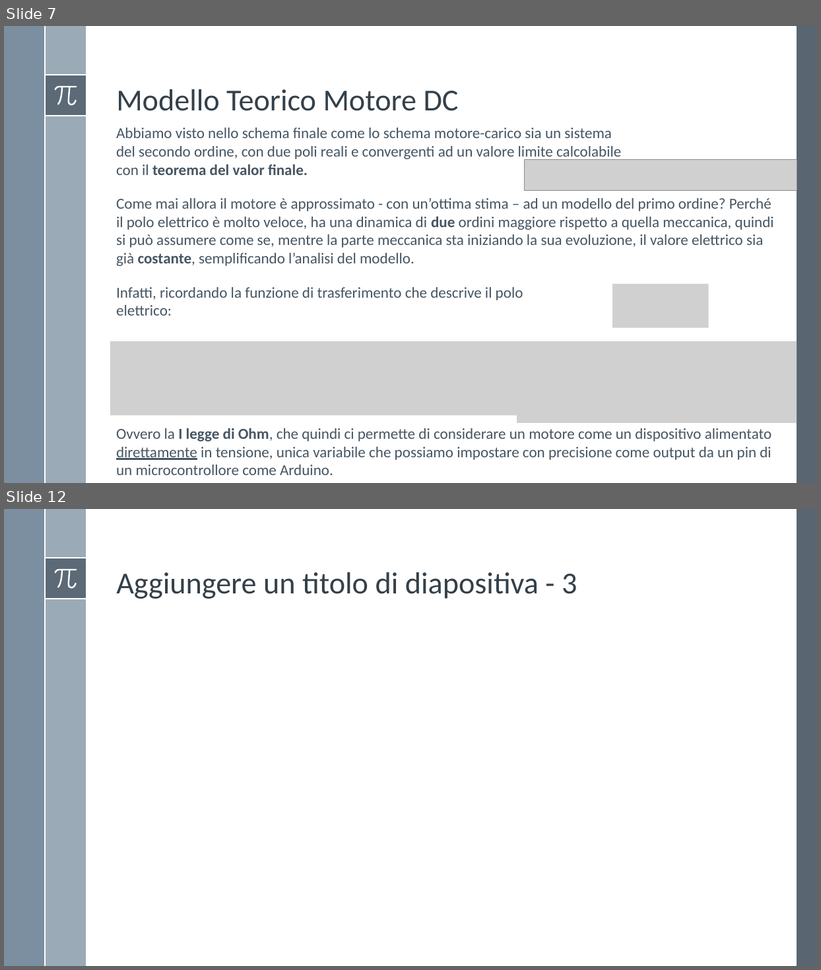
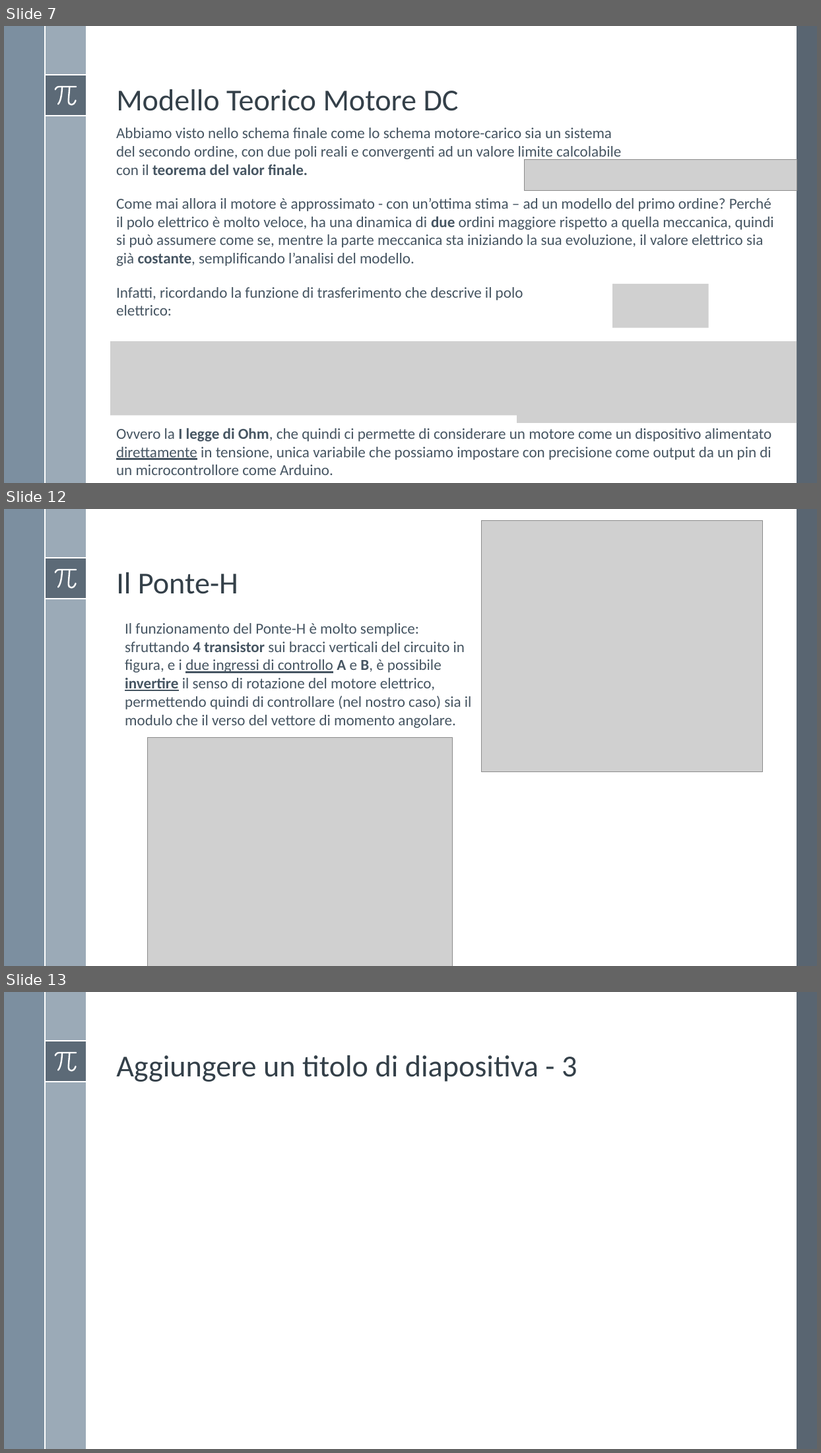
Before and after one commit to Alfystar/mv-Project, a slide deck: 00_Relazione/Modello e identificazione di un motore DC/Modello e identificazione di un motore DC.pptx. Shown one above the other, each under a label of ours: slides 7 and 12 before the commit, slides 7, 12 and 13 after it; the slides between them are not shown. The pictures are 821x970 and 821x1453 pixels, drawn with LibreOffice and Linux fonts; fonts in the diff are those of the drawing; grey boxes stand for pictures. Boxes give left, top, right and bottom in pixels: in the first picture for what was removed or moved away, otherwise in the second. Text is boxed around its words. In the diff, an @@ line names an element or a change of style, - is before the commit and + after.

```diff
--- a/00_Relazione/Modello e identificazione di un motore DC/Modello e identificazione di un motore DC.pptx
+++ b/00_Relazione/Modello e identificazione di un motore DC/Modello e identificazione di un motore DC.pptx
@@ slide 12 added at (4,509,817,966), background #FFFFFF; not listed: 8 template elements that a slide beside it also shows @@
@@ picture added at (482,521,764,772) @@
@@ title added at (116,572,238,594), 36 pt, text #35404A @@
+Il Ponte-H
@@ text added at (125,623,472,728), 18 pt, text #465562 @@
+Il funzionamento del Ponte-H è molto semplice: sfruttando 4 transistor sui bracci verticali del circuito in figura, e i due ingressi di controllo A e B, è possibile invertire il senso di rotazione del motore elettrico, permettendo quindi di controllare (nel nostro caso) sia il modulo che il verso del vettore di momento angolare.
@@ picture added at (148,738,452,966) @@
@@ what was slide 12 is now slide 13 @@
```
Also in this commit, not shown: 2 slides changed, 2 other slides added, 2 slides removed, 9 other files.
